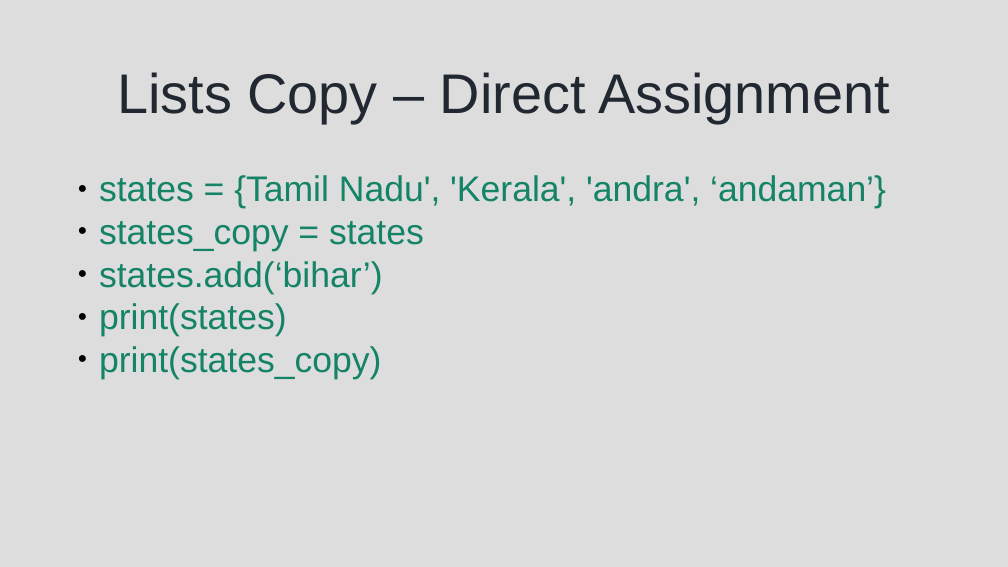
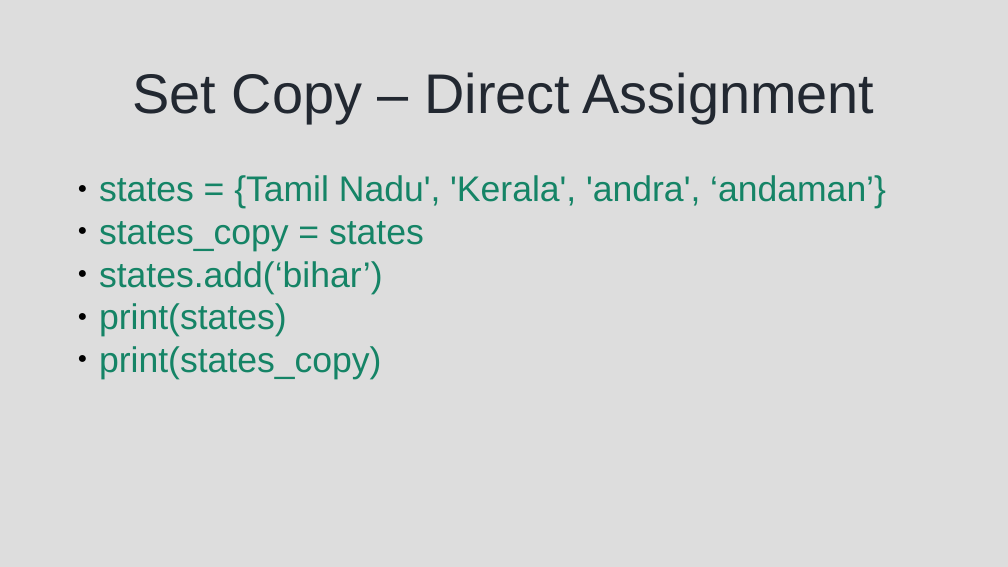
Before and after one commit to syedjafer/learning-notes, a slide deck: slide 24 of learnpythonwithus/session_10_ds_sets.odp. Drawn at 1008x567 pixels with LibreOffice and Linux fonts; fonts in the diff are those of the drawing. Boxes give left, top, right and bottom in pixels: in the first picture for what was removed or moved away, otherwise in the second. Text is boxed around its words. In the diff, an @@ line names an element or a change of style, - is before the commit and + after.

```diff
--- a/learnpythonwithus/session_10_ds_sets.odp
+++ b/learnpythonwithus/session_10_ds_sets.odp
@@ title at (x1=133, y1=72, x2=875, y2=123): text changed @@
-Lists Copy – Direct Assignment
+Set Copy – Direct Assignment
```
Also in this commit, not shown: 4 other slides changed, 9 other files.
